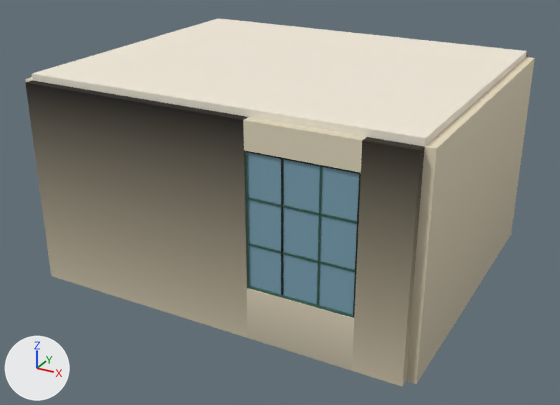
Before and after pictures for a commit that changed the glTF model public/yw9-pigcam/shop.glb.
Both versions are drawn from a camera (50 mm lens) standing at (5.56, -10.53, 6.14) and looking at (-0.05, -0.33, 1.04). Every picture has the same lights, and +X, +Y and +Z are marked at lower left. The first picture is the older version. Vertices at exactly the same position are counted once.

Objects in the first picture: 'shop.glass.2', 'shop.paint.3', 'shop.plaster.5', 'shop.plaster.6'.
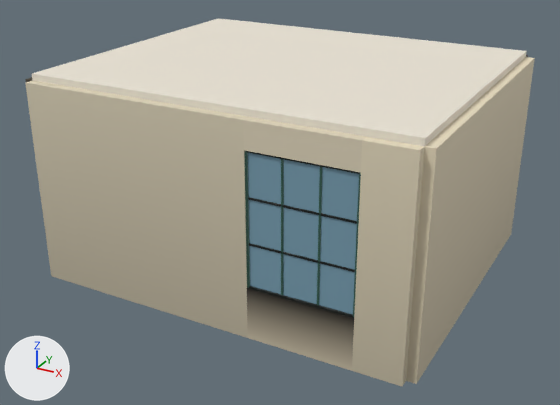
Where the change shows, as pixel boxes [x1, y1, x2, y2] in the pictures (560 x 405 px):
```json
{"part": 1, "of": "me_pwall_w_007", "change": "recoloured", "before": [25, 77, 425, 363], "after": [25, 77, 425, 363], "on screen": "lighter"}
```

Scene script edits in JSON lines:
```json
{"block": "me_pwall_w_007", "where": "me_pwall_w_007.from_pydata(...)  # 56 vertices, 84 faces; spans x -3.14..3.14, y -2.64..2.64, z 0.0..3.2"}
{"block": "me_pwall_w_007", "where": "# used by ob_shop_plaster_5; location = (0.0, 0.0, 0.0)"}
{"block": "me_pwall_w_007", "change": "me_pwall_w_007 part 1: 72 faces centred in x -3.14..3.0, y -2.64..2.64, z 0.0..3.2 are repainted in the vertex colours, in many colours"}
```
